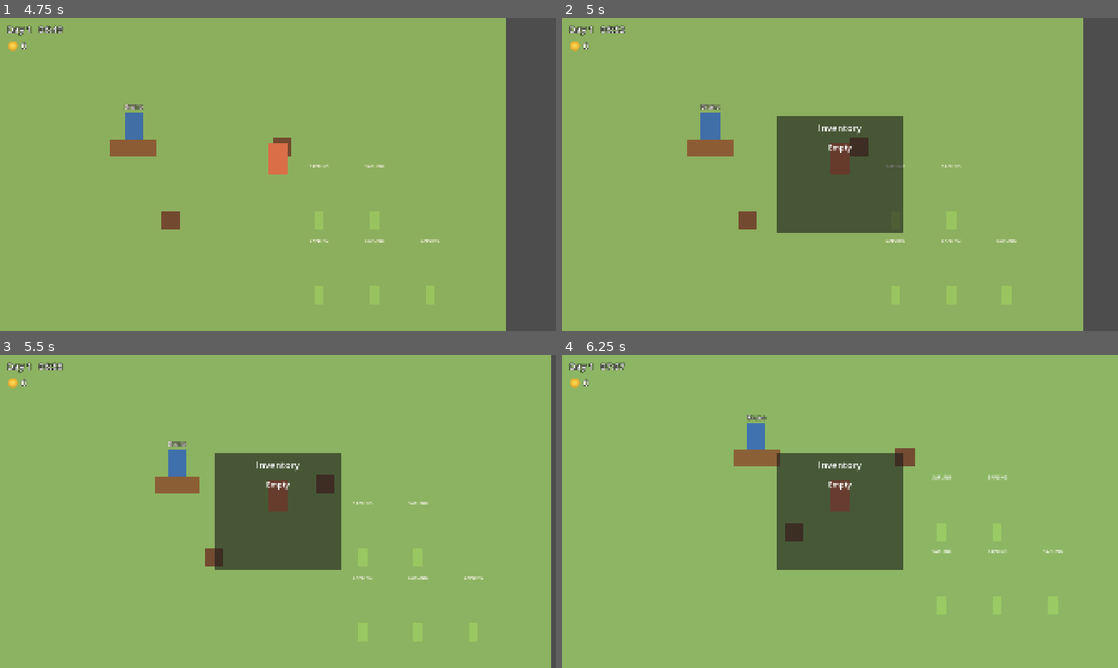
Above: before the commit, frames 1-4 (two rows, left to right).
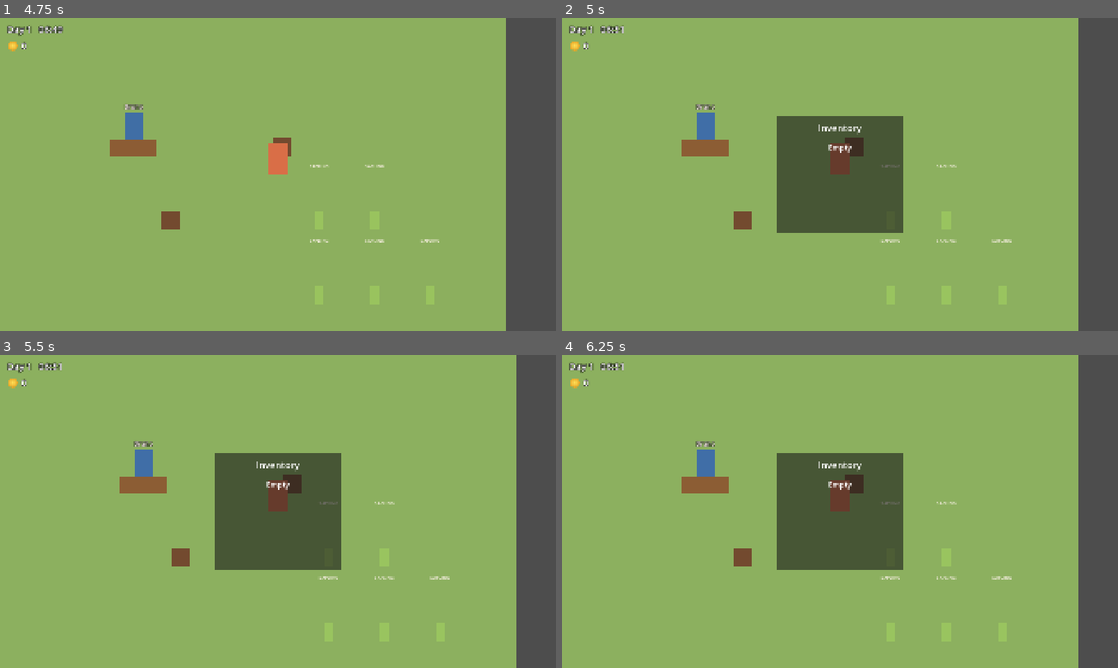
Above: after the commit, the same moments.

Repository: elxanbabayev0/The_Orchard
Game: Godot game, scene res://scenes/ui/main_menu.tscn
Two runs of this game, one before a commit and one after it. Both use one fixed random seed, a clock stepped at 60 frames per second and the inputs below.
Inputs (mouse positions are in pixels of both pictures, inside the frame that each line leads up to):
- Up to frame 1 (4.75 s): click "New Game" at 0.5 s; tap Enter at 1.25 s; move the mouse to (400, 158) at 1.27 s; hold D (move_right) 1.28-2.03 s; hold E (interact) 1.28-2.03 s; click (400, 158) at 1.42 s; move the mouse to (166, 190) at 2.02 s; hold S (move_down) 2.03-2.78 s; tap E (interact) at 2.1, 3.6 s; move the mouse to (333, 105) at 2.77 s; hold D (move_right) 2.78-3.53 s; hold E (interact) 2.78-3.53 s; move the mouse to (250, 237) at 3.52 s; hold W (move_up) 3.53-4.28 s; click (250, 237) at 3.67 s; move the mouse to (444, 221) at 4.27 s; hold A (move_left) from 4.28 s (still down); hold E (interact) from 4.28 s (still down)
- Up to frame 2 (5 s): keep holding A (move_left); keep holding E (interact); tap I (toggle_inventory) at 4.9 s
- Up to frame 3 (5.5 s): keep holding A (move_left); move the mouse to (111, 464) at 5.02 s; release E (interact) at 5.03 s; tap E (interact) at 5.1 s
- Up to frame 4 (6.25 s): move the mouse to (867, 511) at 5.77 s; release A (move_left) at 5.78 s; hold S (move_down) from 5.78 s (still down); hold E (interact) from 5.78 s (still down); click (867, 511) at 5.92 s

Frame 1 is identical in both runs. In frame 2, 1.5% of the frame differs, in the area x 10-94%, y 0-100%; in frame 3, 8.6%; in frame 4, 10%, in the area x 7-100%, y 0-100%.

Commit message:
Add UIState: pause the game while a window is open
- UIState autoload: track(window) sets PROCESS_MODE_ALWAYS and watches
  visibility; while any tracked window is visible, get_tree().paused = true
- Windows leaving the tree are removed, so the game never stays paused
- InventoryPanel and TradeWindow are tracked; placement mode is not a window

Co-Authored-By: Claude Opus 5.5 <noreply@anthropic.com>

Diff:
--- a/project.godot
+++ b/project.godot
@@ -21,6 +21,7 @@
 Inventory="*res://scripts/systems/inventory.gd"
 Wallet="*res://scripts/systems/wallet.gd"
 Market="*res://scripts/systems/market.gd"
+UIState="*res://scripts/systems/ui_state.gd"
 SaveManager="*res://scripts/systems/save_manager.gd"
 
 [display]
--- a/scenes/ui/inventory_panel.gd
+++ b/scenes/ui/inventory_panel.gd
@@ -17,6 +17,8 @@
 
 func _ready() -> void:
 	hide()
+	# While this panel is open the game is paused (it keeps working itself).
+	UIState.track(self)
 	Inventory.inventory_changed.connect(_on_inventory_changed)
 
 
--- a/scenes/ui/trade_window.gd
+++ b/scenes/ui/trade_window.gd
@@ -25,6 +25,8 @@
 
 func _ready() -> void:
 	hide()
+	# While this window is open the game is paused (it keeps working itself).
+	UIState.track(self)
 	close_button.pressed.connect(close)
 	# Rebuild when amounts, prices or money change (after a trade, on a new day...).
 	# unbind() drops the signal's arguments, which we do not need here.
--- /dev/null
+++ b/scripts/systems/ui_state.gd
@@ -0,0 +1,45 @@
+extends Node
+## Keeps track of open windows. Registered as the autoload "UIState".
+## (Decision: while a window is open the player cannot move and the clock stops.)
+##
+## How it works: while at least one tracked window is visible, the whole game
+## is paused with Godot's built-in pause (get_tree().paused). Everything with the
+## default process mode stops: player, GameClock, trees, NPCs, animations...
+## Tracked windows are set to PROCESS_MODE_ALWAYS, so they keep working.
+##
+## A window only has to call `UIState.track(self)` once (in its _ready).
+
+## Emitted when the game becomes blocked (first window opened) or free again.
+signal blocking_changed(blocking: bool)
+
+var _open_windows: Array[Node] = []
+
+
+## Starts watching a window. It counts as "open" whenever it is visible.
+func track(window: CanvasItem) -> void:
+	window.process_mode = Node.PROCESS_MODE_ALWAYS
+	window.visibility_changed.connect(_on_visibility_changed.bind(window))
+	# A window that disappears with its scene (e.g. going to the main menu) must not
+	# keep the game paused forever.
+	window.tree_exiting.connect(_set_open.bind(window, false))
+	_set_open(window, window.visible)
+
+
+## True while any tracked window is open.
+func is_blocking() -> bool:
+	return not _open_windows.is_empty()
+
+
+func _on_visibility_changed(window: CanvasItem) -> void:
+	_set_open(window, window.visible)
+
+
+func _set_open(window: Node, open: bool) -> void:
+	var was_blocking := is_blocking()
+	if open and not _open_windows.has(window):
+		_open_windows.append(window)
+	elif not open:
+		_open_windows.erase(window)
+	if is_blocking() != was_blocking:
+		get_tree().paused = is_blocking()
+		blocking_changed.emit(is_blocking())
Not shown, added: scripts/systems/ui_state.gd.uid
